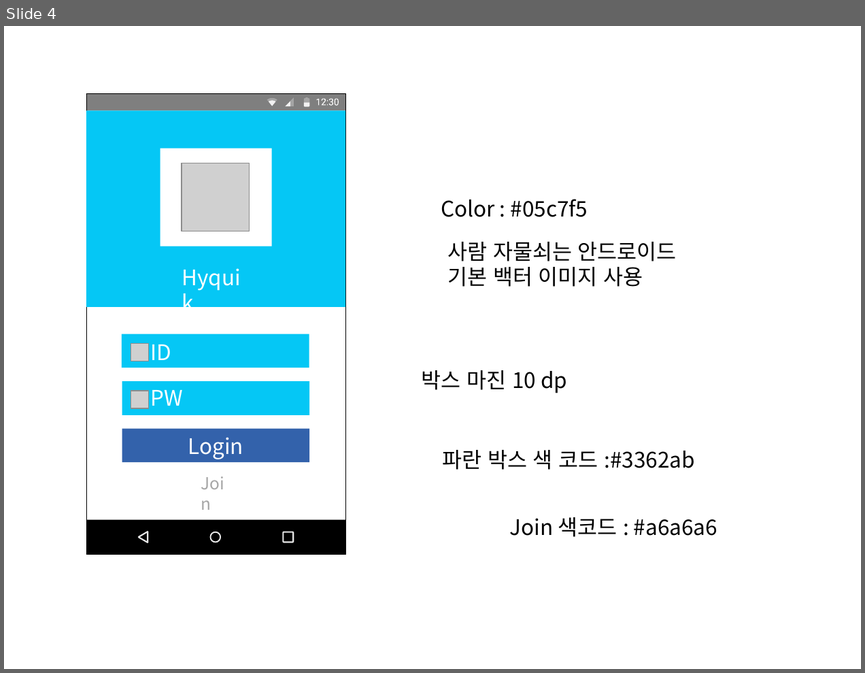
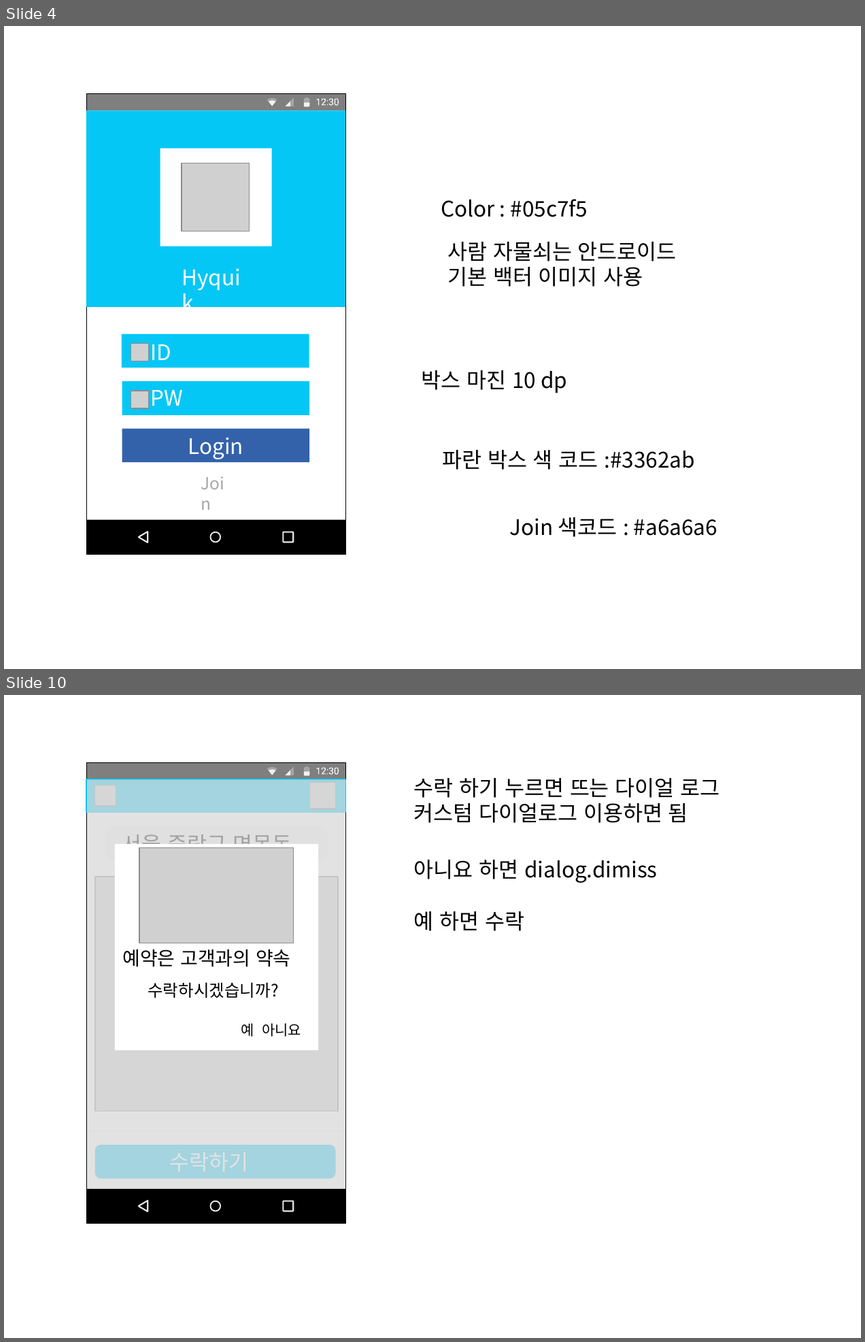
Before and after one commit to wichan7/GradRoject, a slide deck: Resources/고윤태 디자인 지원/디자인.pptx. Shown one above the other, each under a label of ours: slide 4 before the commit, slides 4 and 10 after it; the slides between them are not shown. The pictures are 865x673 and 865x1342 pixels, drawn with LibreOffice and Linux fonts; fonts in the diff are those of the drawing; grey boxes stand for pictures. Boxes give left, top, right and bottom in pixels: in the first picture for what was removed or moved away, otherwise in the second. Text is boxed around its words. In the diff, an @@ line names an element or a change of style, - is before the commit and + after.

```diff
--- a/Resources/고윤태 디자인 지원/디자인.pptx
+++ b/Resources/고윤태 디자인 지원/디자인.pptx
@@ slide 10 added at bbox=[4, 695, 861, 1338], background #FFFFFF @@
@@ rectangle added at bbox=[87, 780, 345, 811], fill #05C7F5, outline #05C7F5 2 pt @@
@@ rectangle added at bbox=[87, 780, 346, 1189], fill #D9D9D9 at 75% opacity @@
@@ picture added at bbox=[95, 785, 116, 806] @@
@@ picture added at bbox=[310, 783, 336, 808] @@
@@ text added at bbox=[414, 778, 720, 823], 18 pt, text #000000 @@
+수락 하기 누르면 뜨는 다이얼 로그
+커스텀 다이얼로그 이용하면 됨
@@ rounded rectangle added at bbox=[105, 826, 327, 860], fill #F6F6F6 @@
@@ text added at bbox=[122, 834, 292, 858], 18 pt, text #000000 @@
+서울 중랑구 면목동
@@ rectangle added at bbox=[115, 844, 318, 1051], fill #FFFFFF @@
@@ picture added at bbox=[139, 847, 294, 943] @@
@@ picture added at bbox=[95, 877, 337, 1110] @@
@@ text added at bbox=[414, 860, 657, 931], 18 pt, text #000000 @@
+아니요 하면 dialog.dimiss
+예 하면 수락
@@ text added at bbox=[123, 949, 290, 967], 16 pt, text #000000 @@
+예약은 고객과의 약속
@@ text added at bbox=[147, 982, 278, 998], 14 pt, text #000000 @@
+수락하시겠습니까?
@@ text added at bbox=[241, 1023, 301, 1036], 12 pt, text #000000 @@
+예 아니요
@@ line added from (87, 1131) to (346, 1131), #F6F6F6 1 pt @@
@@ rounded rectangle added at bbox=[95, 1145, 336, 1178], fill #05C7F5 @@
@@ group added at bbox=[86, 763, 345, 1223]: 10 freeform shapes, 3 rectangles @@
```
Also in this commit, not shown: 6 other slides added, 3 slides removed, 12 other files.
